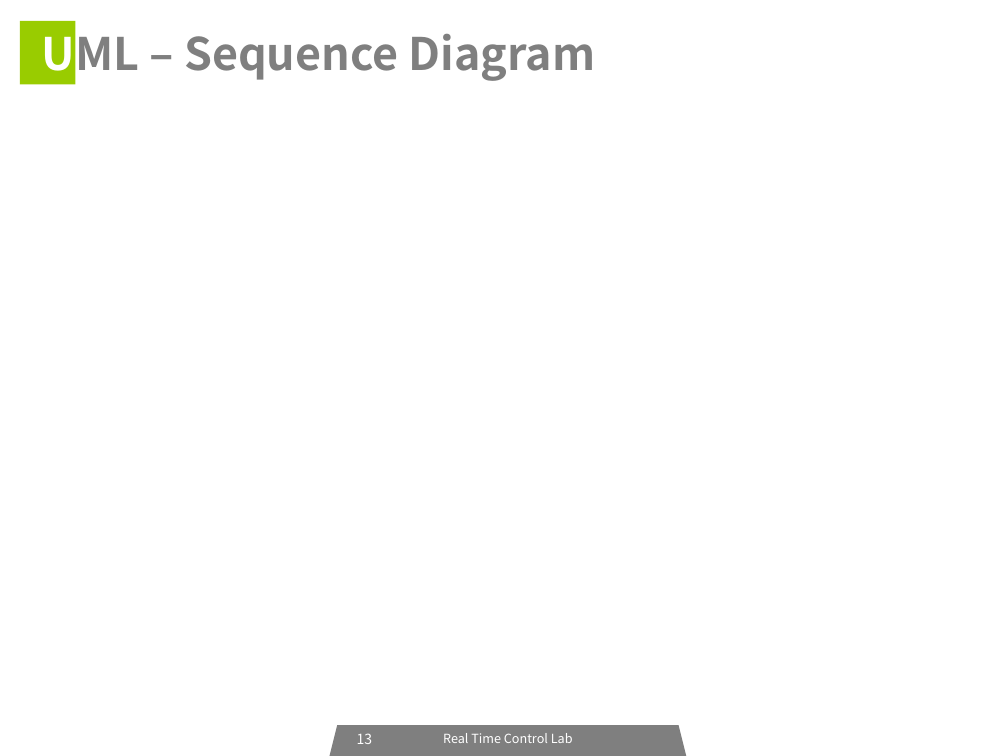
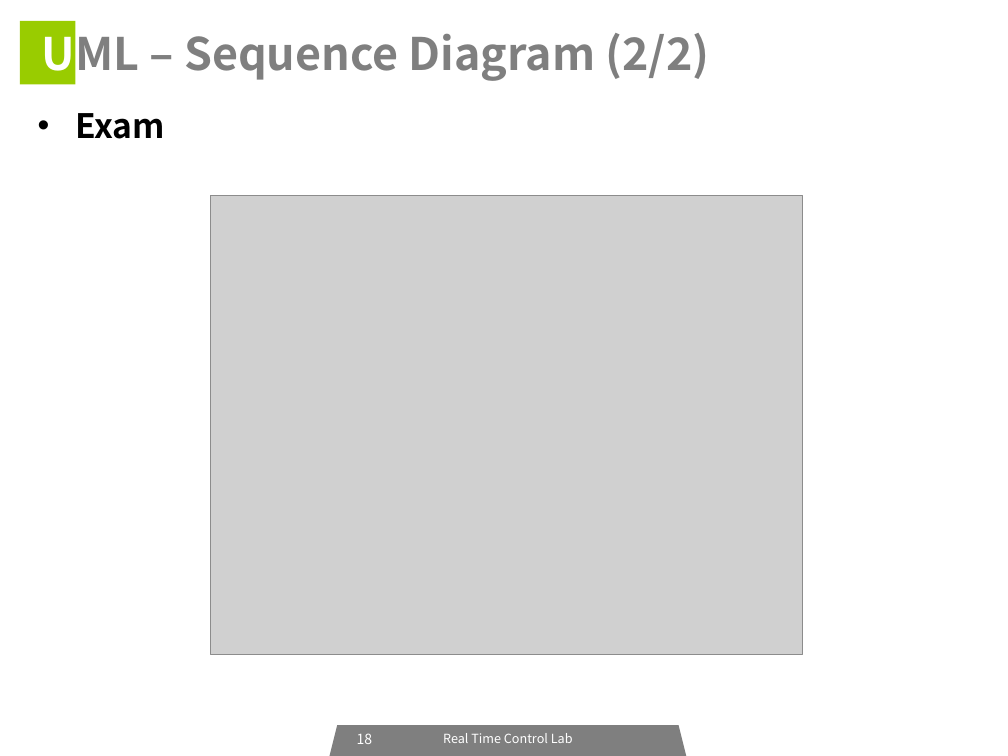
Before and after one commit to icarosss/RTCLAB, a slide deck: slide 18 of RTCLAB_세미나_03.ppt (slide 13 before the commit). Drawn at 1008x756 pixels with LibreOffice and Linux fonts; fonts in the diff are those of the drawing; grey boxes stand for pictures. Boxes give left, top, right and bottom in pixels: in the first picture for what was removed or moved away, otherwise in the second. Text is boxed around its words. In the diff, an @@ line names an element or a change of style, - is before the commit and + after.

```diff
--- a/RTCLAB_세미나_03.ppt
+++ b/RTCLAB_세미나_03.ppt
@@ title at box(42, 25, 710, 82): text changed @@
-UML – Sequence Diagram
+UML – Sequence Diagram (2/2)
@@ text added at box(75, 113, 165, 139), 24 pt, text #000000, bold @@
+• Exam
@@ picture added at box(211, 196, 803, 654) @@
@@ page number at box(357, 733, 373, 744): text changed @@
-13
+18
```
Also in this commit, not shown: 6 other slides changed, 9 slides added, 7 slides removed, 2 other files.
